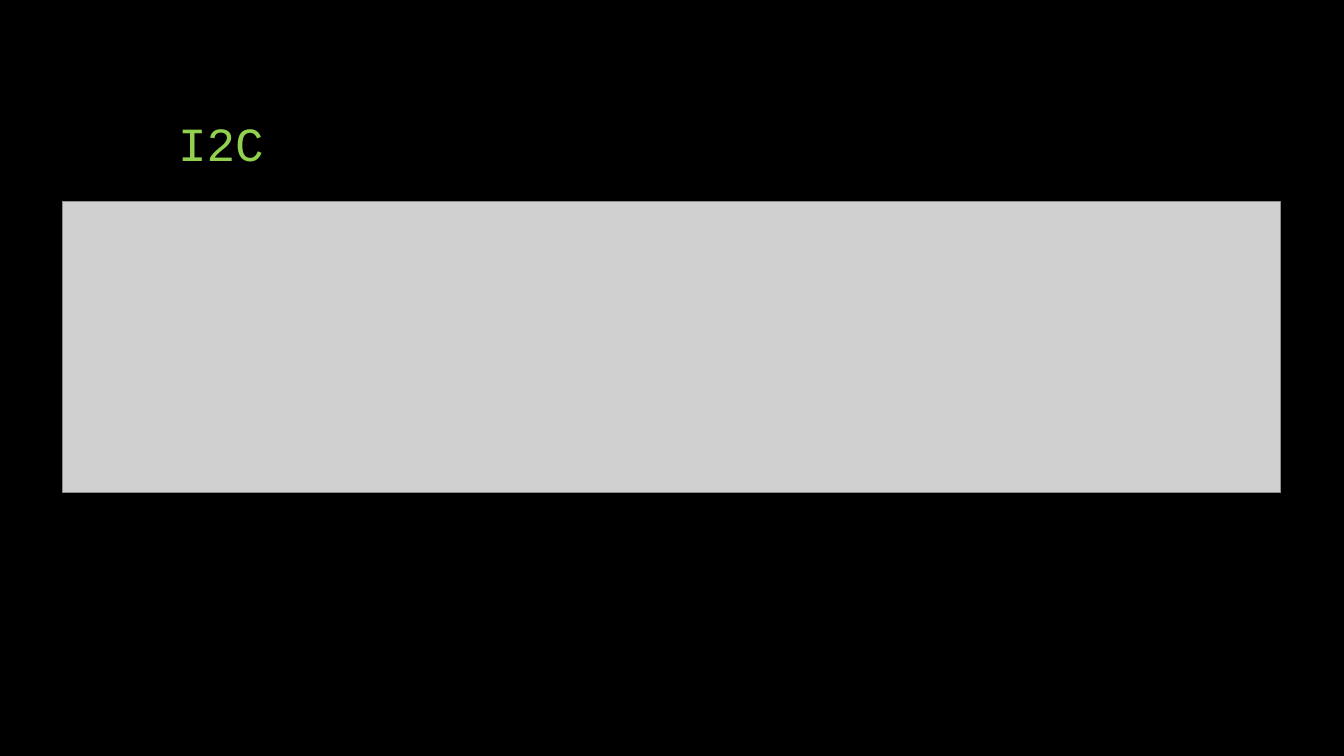
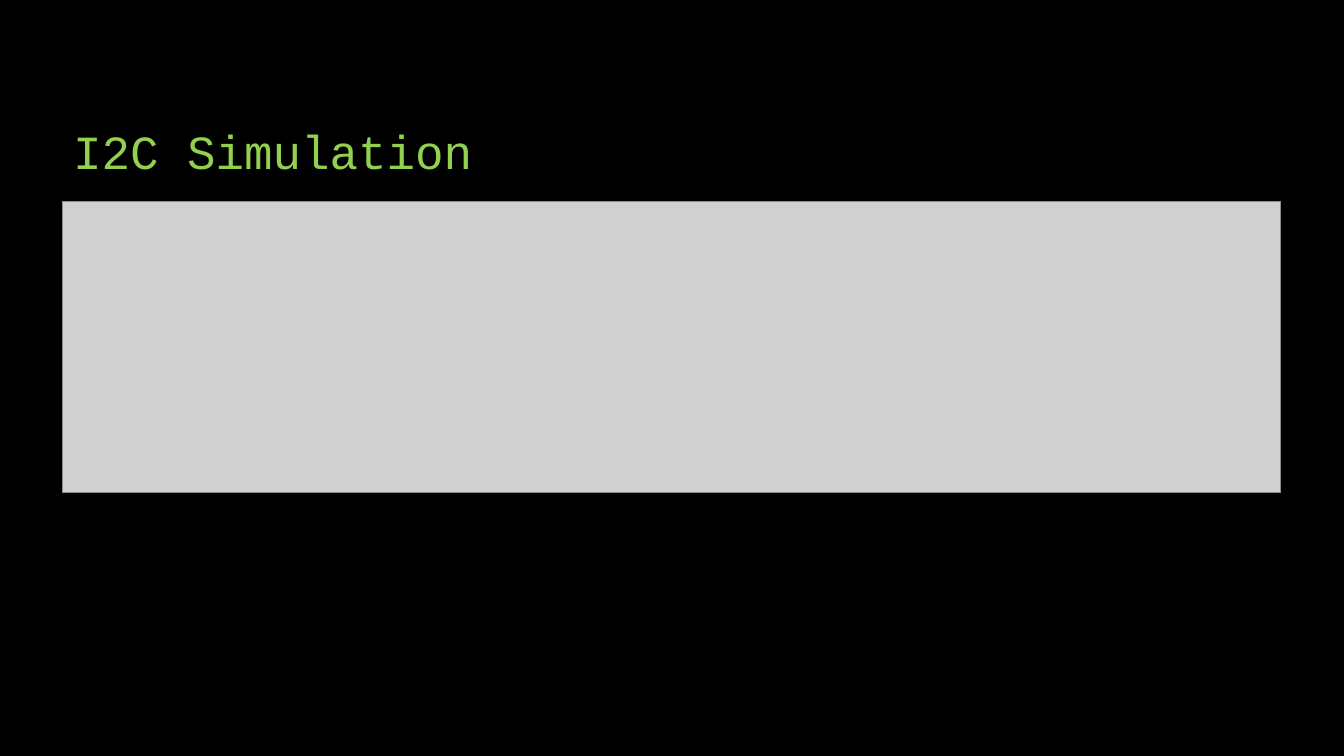
Before and after one commit to brianz123/ENEE459F_srcs, a slide deck: slide 13 of ENEE 459F Final Project.pptx. Drawn at 1344x756 pixels with LibreOffice and Linux fonts; fonts in the diff are those of the drawing; grey boxes stand for pictures. Boxes give left, top, right and bottom in pixels: in the first picture for what was removed or moved away, otherwise in the second. Text is boxed around its words. In the diff, an @@ line names an element or a change of style, - is before the commit and + after.

```diff
--- a/ENEE 459F Final Project.pptx
+++ b/ENEE 459F Final Project.pptx
@@ title at bbox=[73, 135, 472, 170]: text changed @@
-I2C
+I2C Simulation
```
Also in this commit, not shown: 6 other slides changed, 3 slides added, 10 slides removed.
